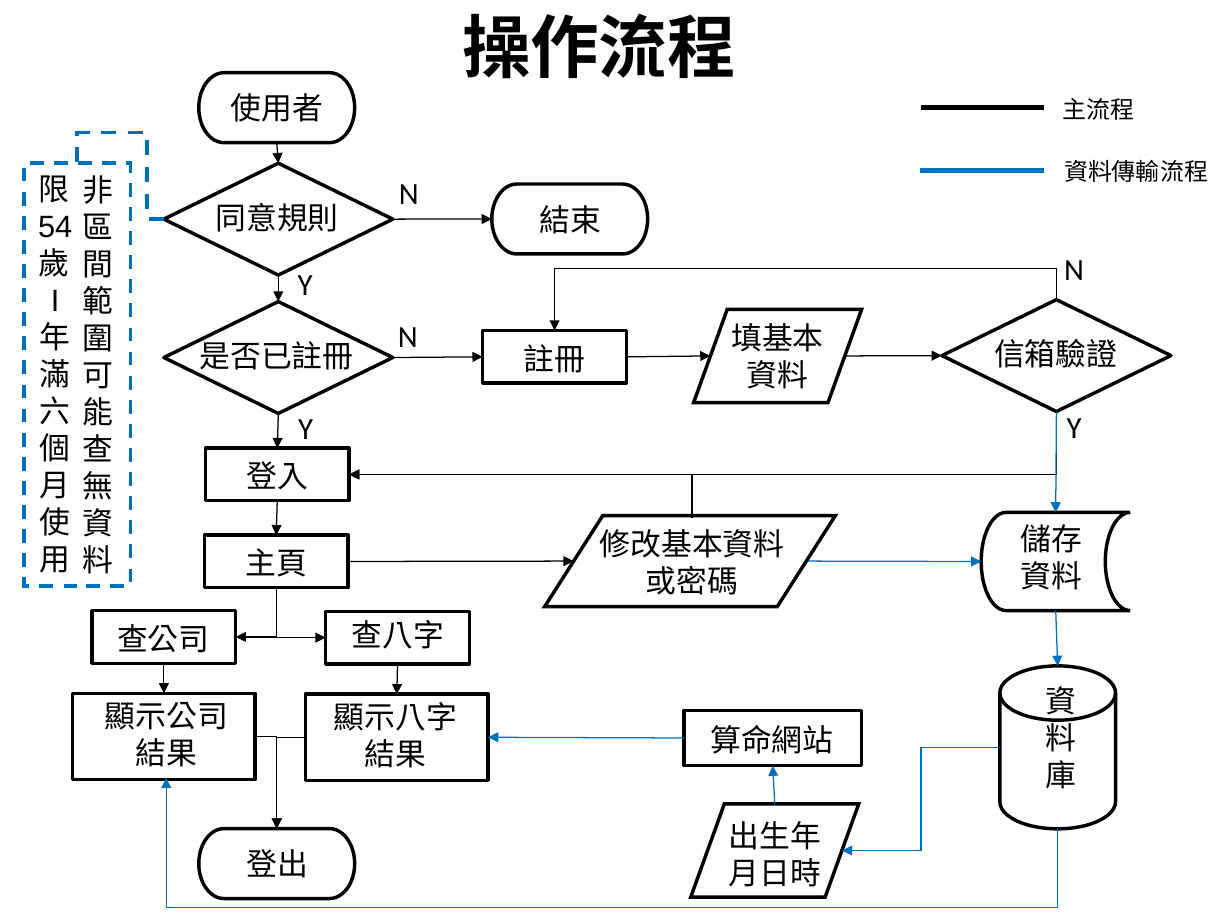
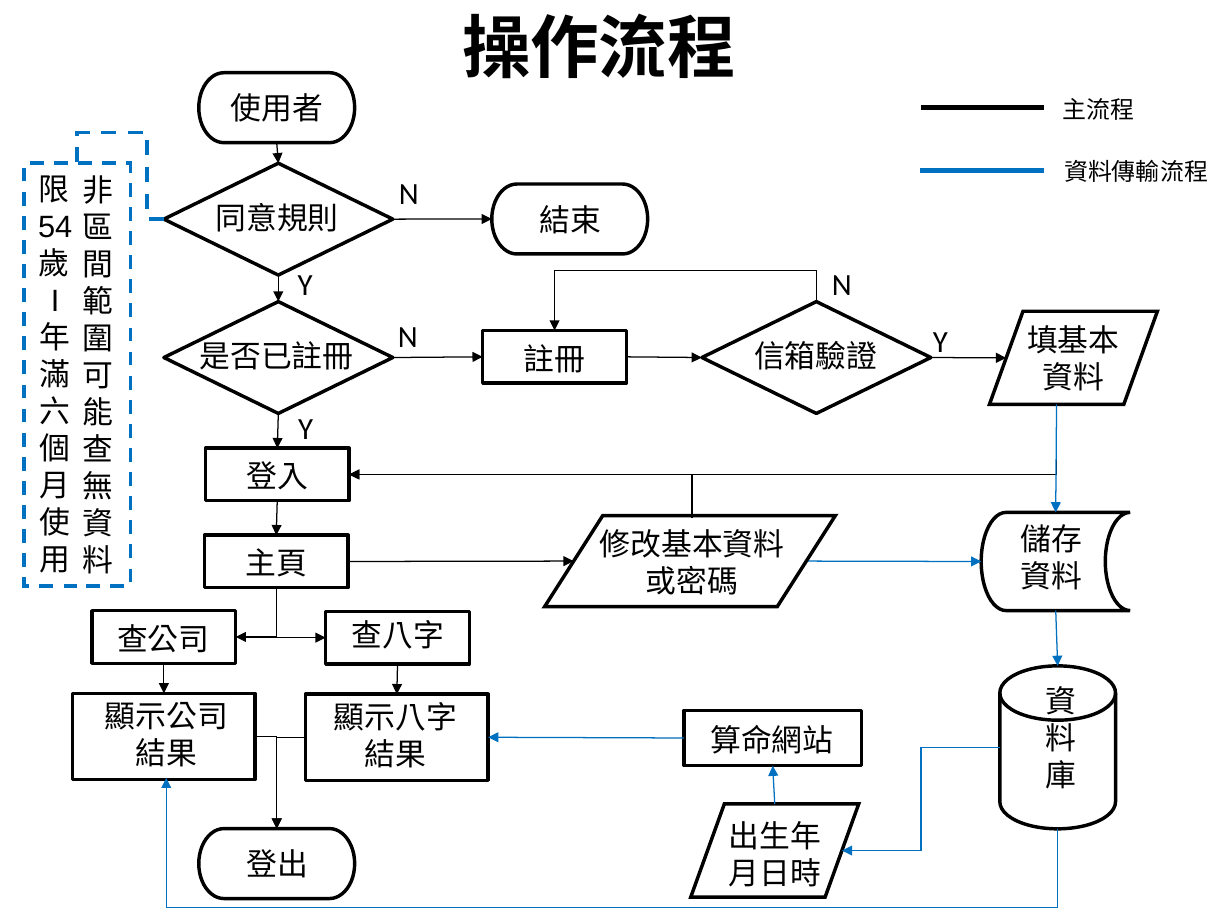
Before and after one commit to PoChiaoLin/nativityAnalysis, a slide deck: slide 3 of 流程圖.pptx. Drawn at 1232x924 pixels with LibreOffice and Linux fonts; fonts in the diff are those of the drawing. Boxes give left, top, right and bottom in pixels: in the first picture for what was removed or moved away, otherwise in the second. Text is boxed around its words. In the diff, an @@ line names an element or a change of style, - is before the commit and + after.

```diff
--- a/流程圖.pptx
+++ b/流程圖.pptx
@@ text "N": place and size @@
-text "N" at [1064,260,1084,280]
+text "N" at [832,275,852,295]
@@ elbow arrow moved from (1056, 299) - (554, 330) to (817, 302) - (554, 330) @@
@@ diamond: place and size @@
-diamond at [942,299,1172,411]
+diamond at [702,302,931,414]
@@ text "Y" rewrapped from [1067,418,1082,438] to [933,332,948,358] @@
@@ flow chart input output: place and size @@
-flow chart input output at [694,309,861,403]
+flow chart input output at [989,312,1157,405]
@@ text "填基本": place and size @@
-text "填基本" at [731,323,823,389]
+text "填基本" at [1027,325,1119,391]
@@ arrow moved from (626, 357) - (711, 356) to (626, 357) - (702, 357) @@
@@ text "信箱驗證": place and size @@
-text "信箱驗證" at [994,339,1117,368]
+text "信箱驗證" at [754,341,877,370]
@@ arrow moved from (845, 356) - (942, 356) to (931, 357) - (1007, 357) @@
@@ elbow arrow moved from (1056, 411) - (349, 474) to (1057, 404) - (349, 474) @@
@@ arrow moved from (1056, 411) - (1056, 513) to (1057, 404) - (1056, 513) @@
```
Also in this commit, not shown: 1 other slide changed, 1 other file.
